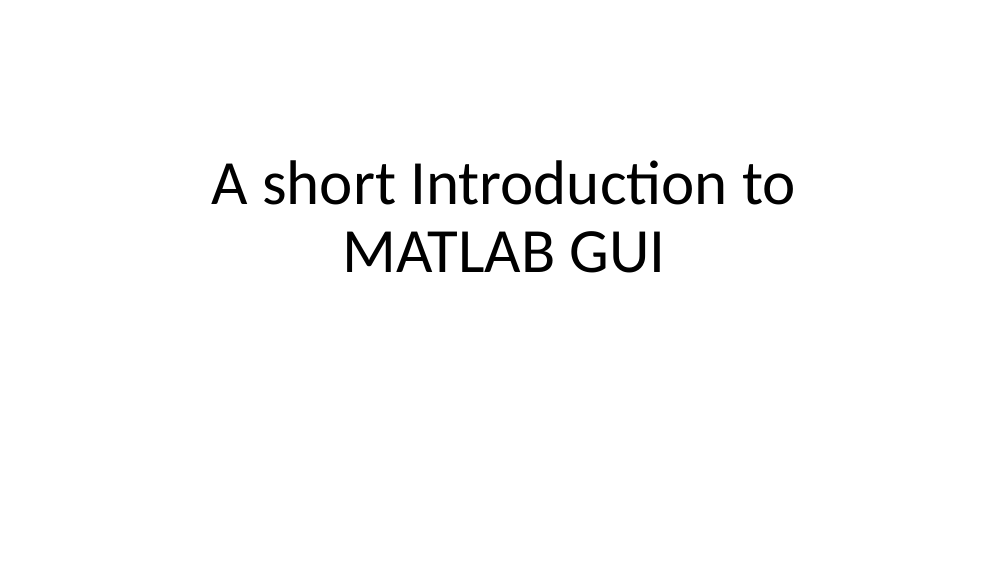
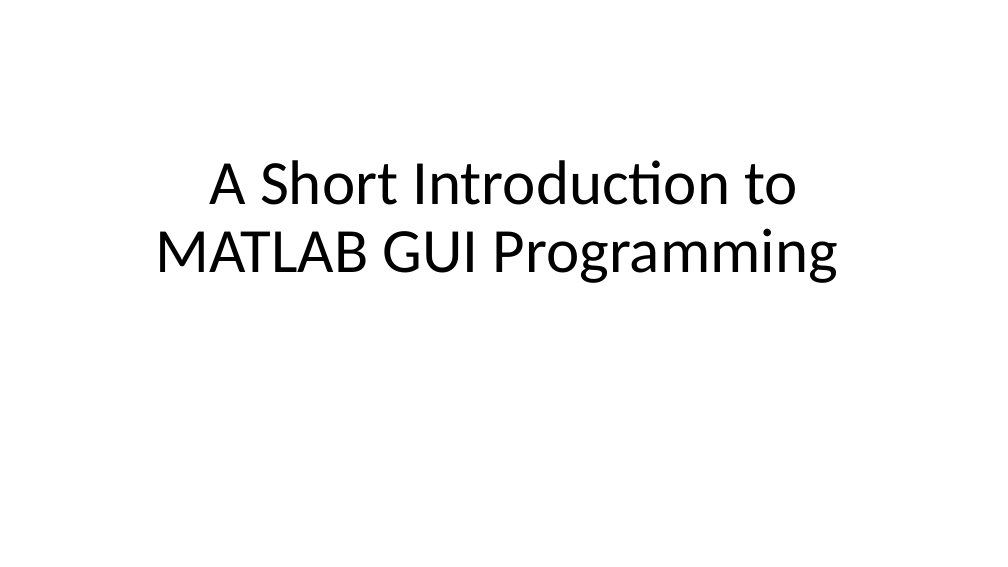
Before and after one commit to zhaENS/Project, a slide deck: slide 1 of Documents/lab Meetings/23-06-15/MatlabGUI.pptx. Drawn at 1008x567 pixels with LibreOffice and Linux fonts; fonts in the diff are those of the drawing. Boxes give left, top, right and bottom in pixels: in the first picture for what was removed or moved away, otherwise in the second. Text is boxed around its words. In the diff, an @@ line names an element or a change of style, - is before the commit and + after.

```diff
--- a/Documents/lab Meetings/23-06-15/MatlabGUI.pptx
+++ b/Documents/lab Meetings/23-06-15/MatlabGUI.pptx
@@ title at [155, 160, 838, 283]: text changed @@
-A short Introduction to MATLAB GUI
+A Short Introduction to MATLAB GUI Programming
```
Also in this commit, not shown: 5 other slides changed, 2 slides added, 1 other file.
